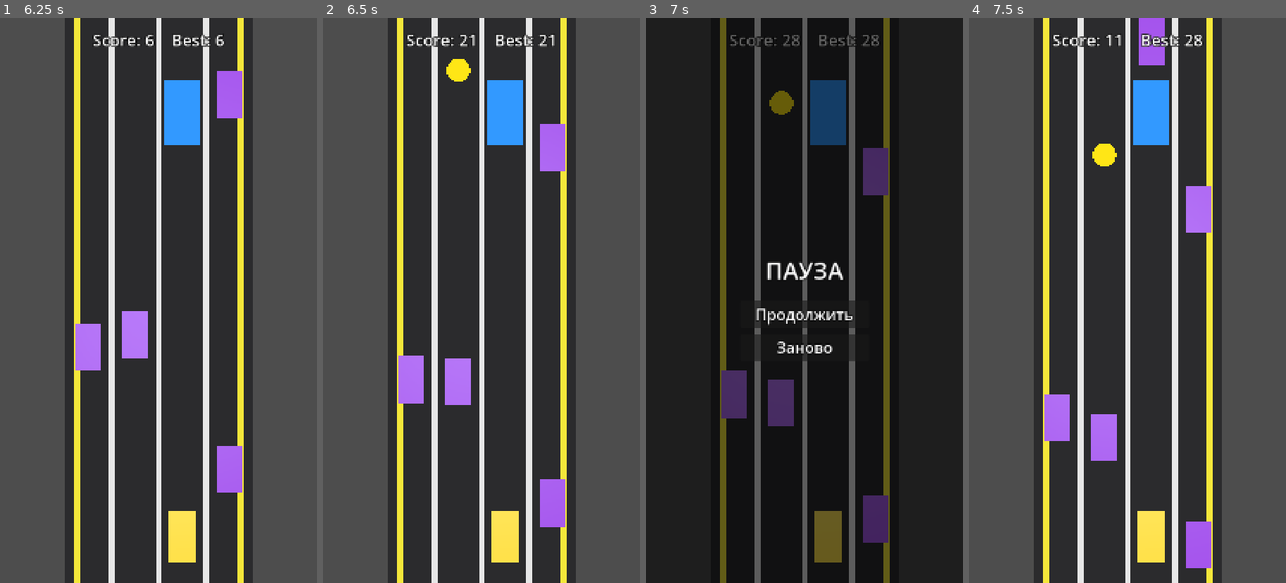
Above: before the commit, frames 1-4 (left to right).
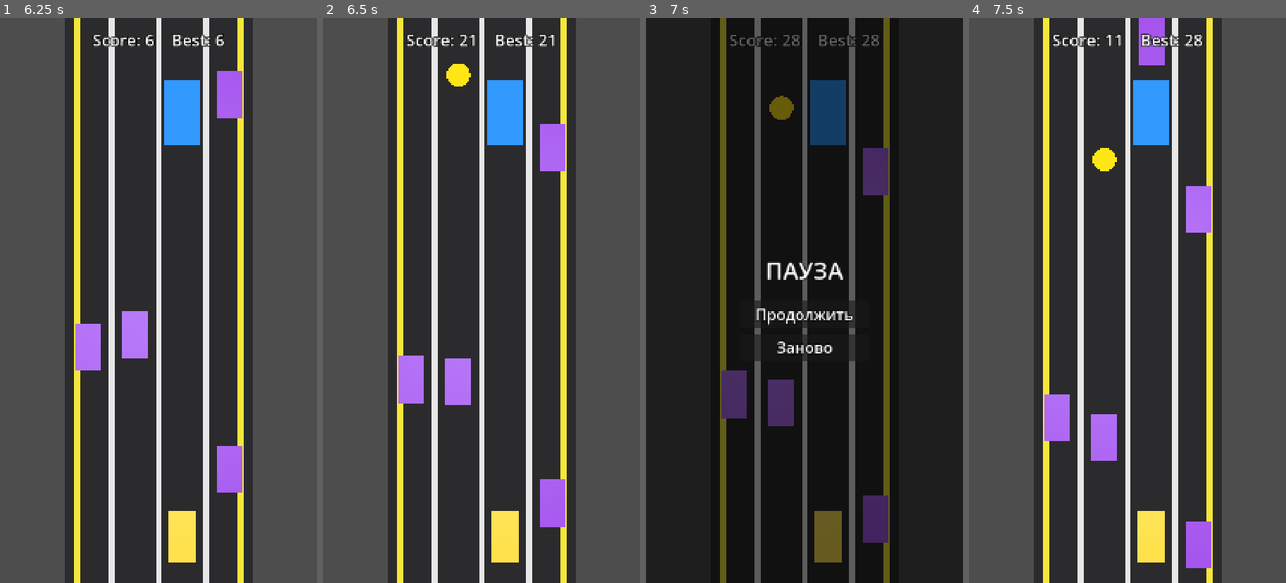
Above: after the commit, the same moments.

Repository: mibazarow/car-game
Game: Godot game, scene res://scenes/Main.tscn
The game is run twice, just before and just after one commit, with the same random seed, the same clock (stepped at 60 frames per second) and the same inputs.
Inputs:
- Up to frame 1 (6.25 s): click "Играть" at 0.5 s; tap Enter (ui_accept) at 1.25, 1.52, 2.27, 4.52, 5.27, 6.02 s; hold Right (move_right) 1.28-2.03 s; tap P at 1.35, 2.85, 5.1 s; hold Left (move_left) 2.03-2.78 s; tap R at 2.1, 4.35, 5.85 s; hold Right (move_right) 2.78-3.5 s; click "Заново" at 3.5 s; hold Right (move_right) 4.28-5.03 s; hold Left (move_left) from 5.03 s (still down)
- Up to frame 2 (6.5 s): keep holding Left (move_left)
- Up to frame 3 (7 s): keep holding Left (move_left); tap P at 6.6 s
- Up to frame 4 (7.5 s): release Left (move_left) at 7.25 s; click "Заново" at 7.25 s

Frame 1 is identical in both runs. In frame 2, 0.1% of the frame differs, in the area x 38-47%, y 7-13%; in frame 3, 0.1%, in the area x 38-47%, y 12-18%; in frame 4, 0.1%.

Commit message:
Nitro: scroll in lockstep with the road (reads as a stone on the road)

Diff:
--- a/scripts/nitro_pickup.gd
+++ b/scripts/nitro_pickup.gd
@@ -26,21 +26,25 @@
 	position.x = LANE_X[lane]
 	position.z = SPAWN_Z
 	active = true
-	set_physics_process(true)
+	set_process(true)
 	show()
 
 ## Return the pickup to the pool: stop processing and hide it.
 func deactivate() -> void:
 	active = false
-	set_physics_process(false)
+	set_process(false)
 	hide()
 
 ## Whether this pickup is currently active.
 func is_active() -> bool:
 	return active
 
-## Scroll the pickup with the road; recycle once it passes the player.
-func _physics_process(delta: float) -> void:
+## Scroll the pickup EXACTLY with the road (same speed/delta as the road
+## generator), so it reads as a stone lying on the road surface; recycle once it
+## passes the player.
+func _process(delta: float) -> void:
+	if not active:
+		return
 	if GameState.state != "playing":
 		return
 	position.z += GameState.speed * delta
Not shown, changed: process.md
